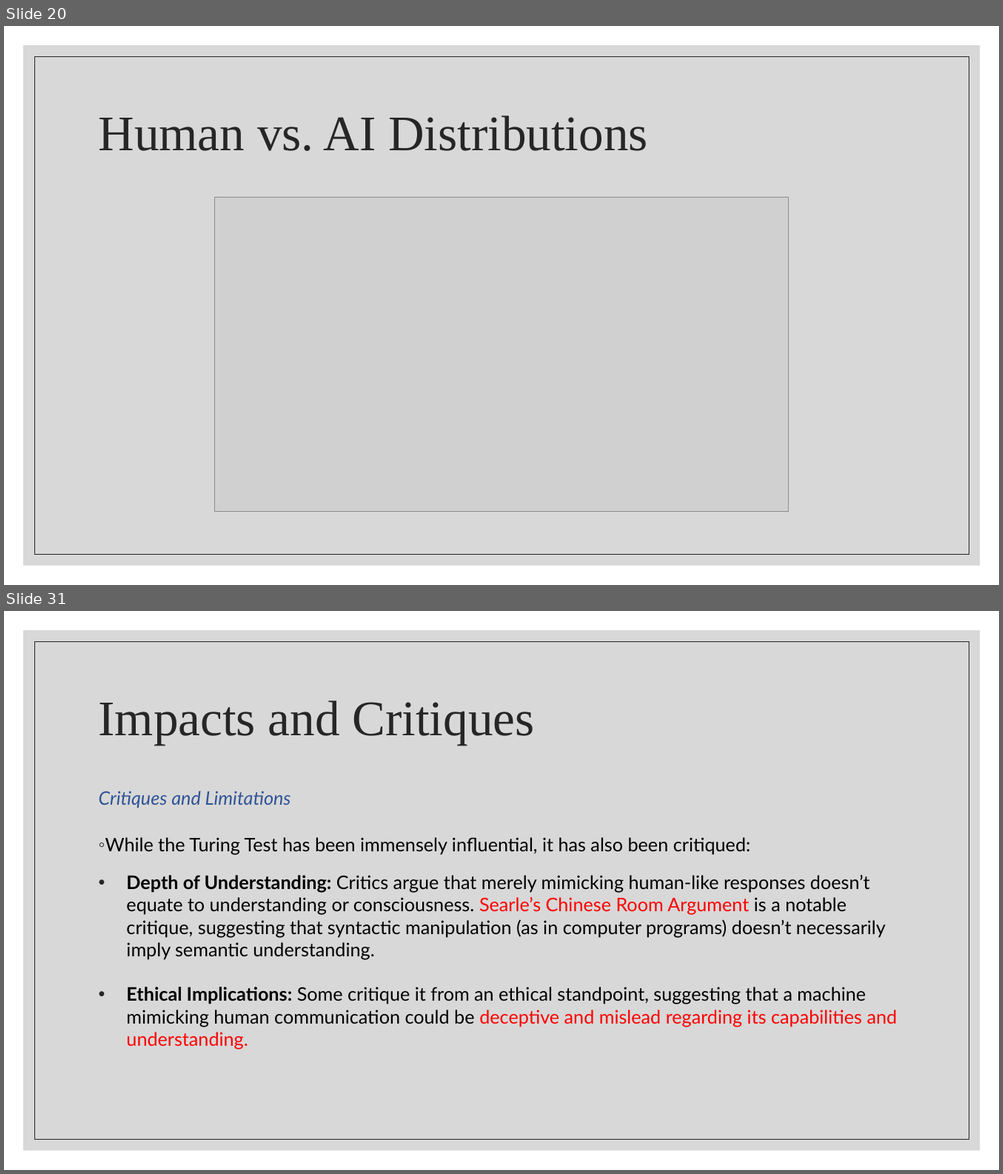
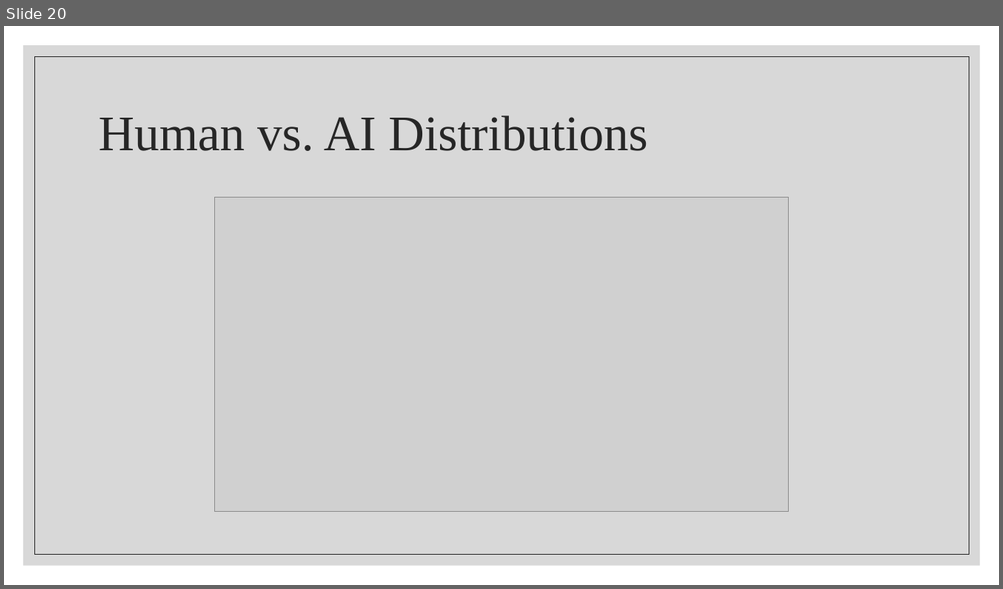
Before and after one commit to wutmeownow/phys441, a slide deck: JupyterNotebooks/LLS/Lecture2.pptx. Shown one above the other, each under a label of ours: slides 20 and 31 before the commit, slide 20 after it; the slides between them are not shown. The pictures are 1003x1174 and 1003x589 pixels, drawn with LibreOffice and Linux fonts; fonts in the diff are those of the drawing; grey boxes stand for pictures. Boxes give left, top, right and bottom in pixels: in the first picture for what was removed or moved away, otherwise in the second. Text is boxed around its words. In the diff, an @@ line names an element or a change of style, - is before the commit and + after.

```diff
--- a/JupyterNotebooks/LLS/Lecture2.pptx
+++ b/JupyterNotebooks/LLS/Lecture2.pptx
@@ slide 31 removed at (x1=4, y1=611, x2=999, y2=1170), background #FFFFFF; not listed: 2 template elements that a slide beside it also shows @@
@@ title removed at (x1=99, y1=701, x2=535, y2=744) @@
-Impacts and Critiques
@@ text removed at (x1=99, y1=791, x2=897, y2=1049) @@
-Critiques and Limitations
-◦ While the Turing Test has been immensely influential, it has also been critiqued:
-• Depth of Understanding: Critics argue that merely mimicking human-like responses doesn’t equate to understanding or consciousness. Searle’s Chinese Room Argument is a notable critique, suggesting that syntactic manipulation (as in computer programs) doesn’t necessarily imply semantic understanding.
-• Ethical Implications: Some critique it from an ethical standpoint, suggesting that a machine mimicking human communication could be deceptive and mislead regarding its capabilities and understanding.
```
Also in this commit, not shown: 23 other slides removed, 2 other files.
